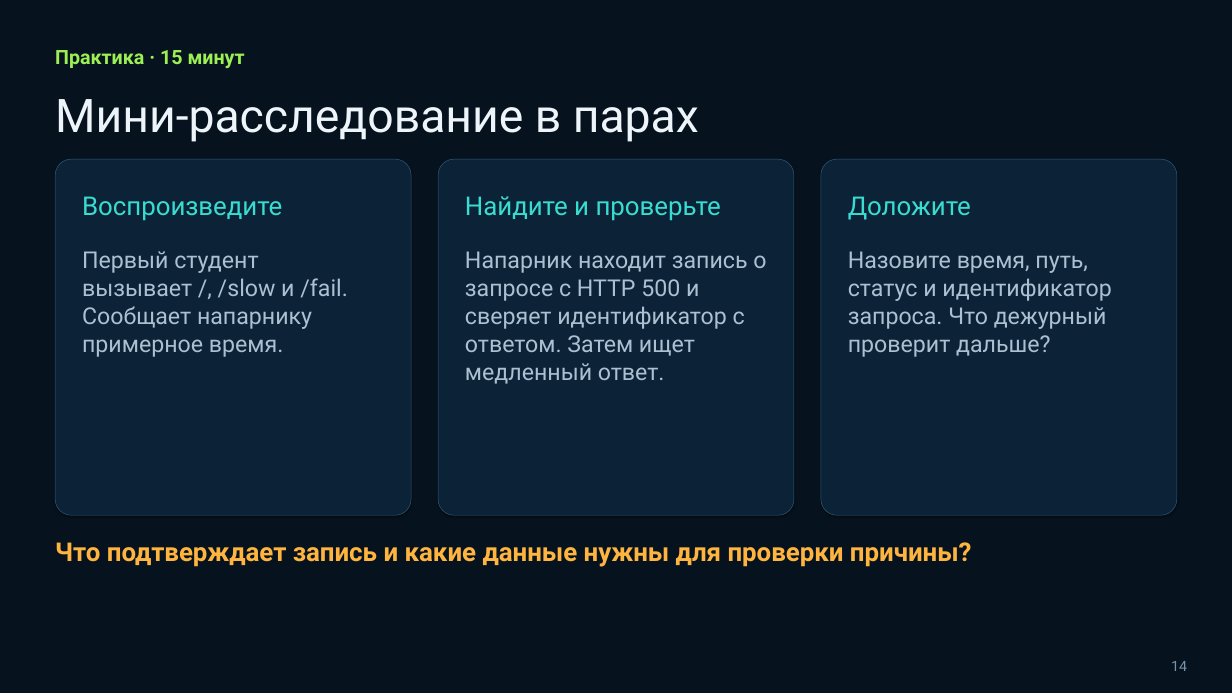
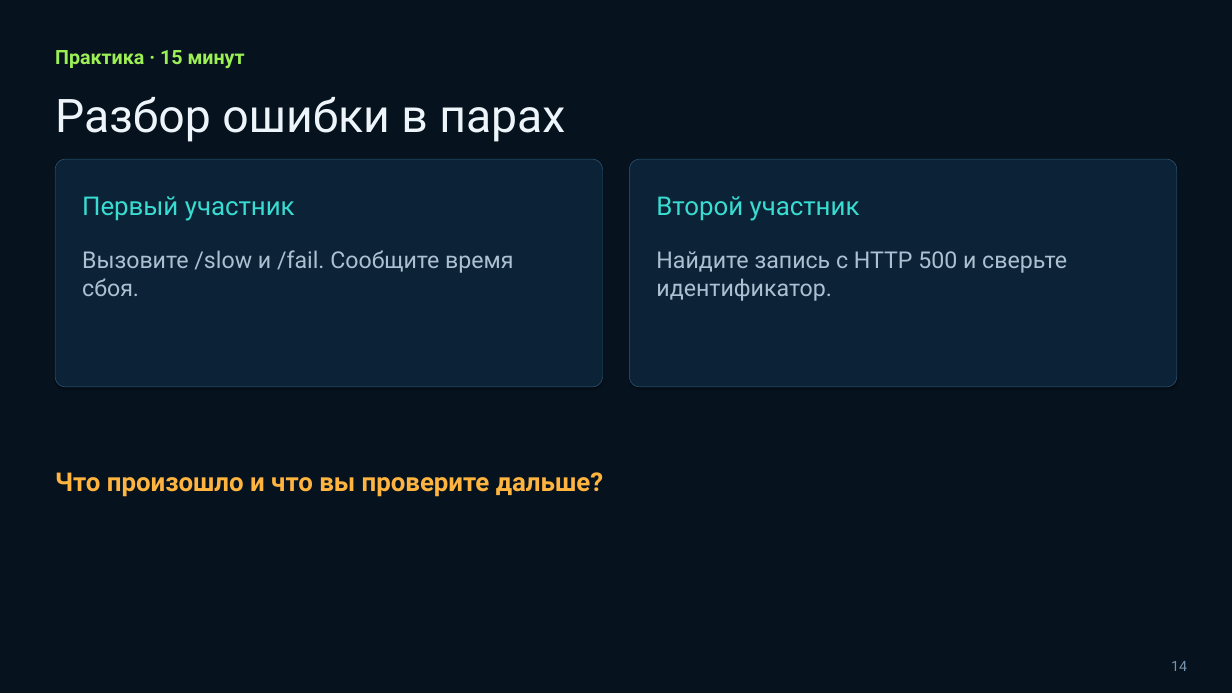
Before and after one commit to tenroman1-design/devops-lab, a slide deck: slide 14 of lesson16/Занятие 16 — Централизованное логирование.pptx. Drawn at 1232x693 pixels with LibreOffice and Linux fonts; fonts in the diff are those of the drawing. Boxes give left, top, right and bottom in pixels: in the first picture for what was removed or moved away, otherwise in the second. Text is boxed around its words. In the diff, an @@ line names an element or a change of style, - is before the commit and + after.

```diff
--- a/lesson16/Занятие 16 — Централизованное логирование.pptx
+++ b/lesson16/Занятие 16 — Централизованное логирование.pptx
@@ text at [55,97,565,142]: text changed @@
-Мини-расследование в парах
+Разбор ошибки в парах
@@ rounded rectangle: place and size @@
-rounded rectangle at [55,159,411,515]
+rounded rectangle at [55,159,602,387]
@@ rounded rectangle: place and size @@
-rounded rectangle at [438,159,794,515]
+rounded rectangle at [629,159,1177,387]
@@ rounded rectangle removed at [821,159,1177,515] @@
@@ text at [82,196,295,221]: text changed @@
-Воспроизведите
+Первый участник
@@ text removed at [465,196,721,221] @@
-Найдите и проверьте
@@ text added at [656,196,860,221], 40.3 pt, text #38DCD1 @@
+Второй участник
@@ text removed at [848,196,971,220] @@
-Доложите
@@ text at [82,250,513,296]: text changed @@
-Первый студент вызывает /, /slow и /fail. Сообщает напарнику примерное время.
+Вызовите /slow и /fail. Сообщите время сбоя.
@@ text at [656,251,1067,301]: text changed @@
-Напарник находит запись о запросе с HTTP 500 и сверяет идентификатор с ответом. Затем ищет медленный ответ.
+Найдите запись с HTTP 500 и сверьте идентификатор.
@@ text removed at [848,251,1111,357] @@
-Назовите время, путь, статус и идентификатор запроса. Что дежурный проверит дальше?
@@ text added at [55,472,603,497], 40.3 pt, text #FFB440, bold @@
+Что произошло и что вы проверите дальше?
@@ text removed at [55,542,972,567] @@
-Что подтверждает запись и какие данные нужны для проверки причины?
```
Also in this commit, not shown: 12 other slides changed, 1 slide added, 1 slide removed.
